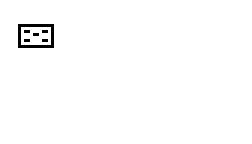
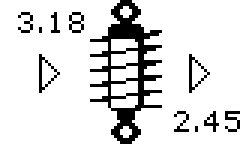
Layered file, before and after one edit (252×144). Changes by layer:
added group "Группа слоёв #3" with 4 layers above "Группа слоёв #2" over [18, 0, 240, 144]
added layer "3.18" in group "Группа слоёв #3" over [18, 12, 84, 33]
added layer "2.45" in group "Группа слоёв #3" over [174, 111, 240, 132]
added layer "logo" in group "Группа слоёв #3" over [39, 0, 210, 144]
added layer "фон #5" in group "Группа слоёв #3" over [18, 0, 240, 144]
hid group "Группа слоёв #2" (3 layers) over [18, 0, 240, 144]
painted on "Панель" over [75, 27, 105, 42]
